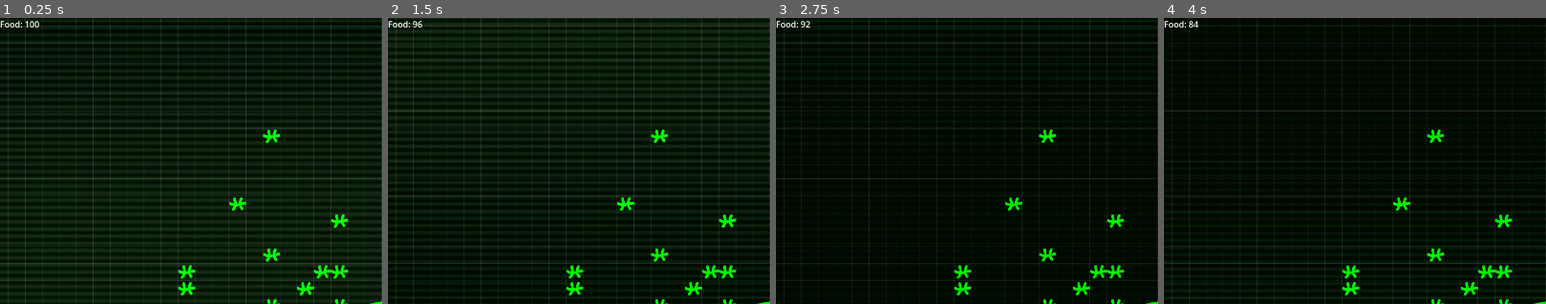
Above: before the commit, frames 1-4 (left to right).
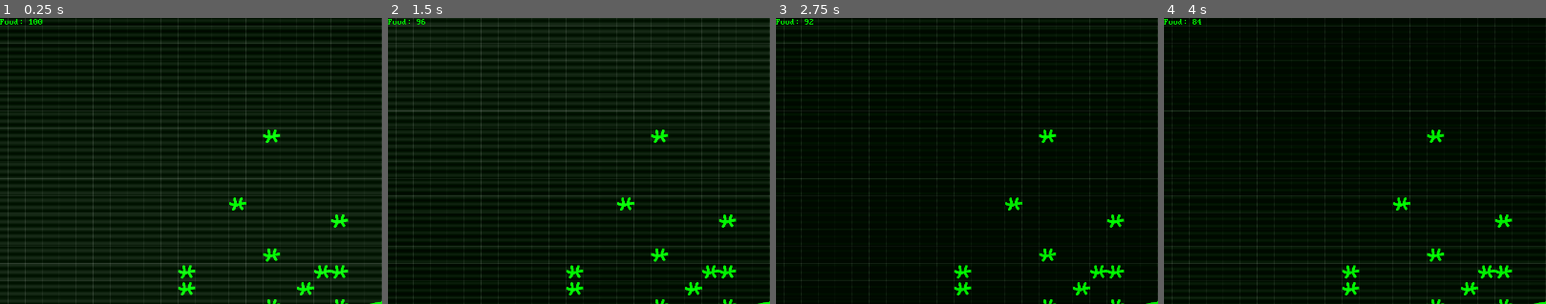
Above: after the commit, the same moments.

Repository: AlexHoratio/SATRAP
Game: Godot game, scene res://Scenes/satrap.tscn
The game is run twice, just before and just after one commit, with the same random seed, the same clock (stepped at 60 frames per second) and the same inputs. This scene is started directly instead of the project's main scene.
Inputs:
- Up to frame 1 (0.25 s): no input
- Up to frame 2 (1.5 s): click ".------------. | Construction…" at 0.5 s; click ".--------. | Policies | | |" at 1.25 s
- Up to frame 3 (2.75 s): click ".--------. | Research | | |" at 2 s
- Up to frame 4 (4 s): click ".----------. | Population | |…" at 2.75 s; click ".---------. | Resources | | |" at 3.5 s
The pictures show only the part of the screen within x 0-50%, y 0-50%; the shares and areas given below are measured in that part.

The runs differ from the first frame. In frame 1, 0.2% of the frame differs, in the area x 0-12%, y 0-4%; in frame 2, 0.2%; in frame 3, 0.2%; in frame 4, 0.2%.

Commit message:
food counter font

Diff:
--- a/Scenes/satrap.tscn
+++ b/Scenes/satrap.tscn
@@ -393,6 +393,8 @@
 [node name="food" type="Label" parent="CanvasLayer" unique_id=692823615]
 offset_right = 40.0
 offset_bottom = 23.0
+theme_override_colors/font_color = Color(0, 1, 0, 1)
+theme_override_fonts/font = ExtResource("3_y32xm")
 script = SubResource("GDScript_af5lw")
 
 [node name="Images" type="Sprite2D" parent="." unique_id=863690617]
